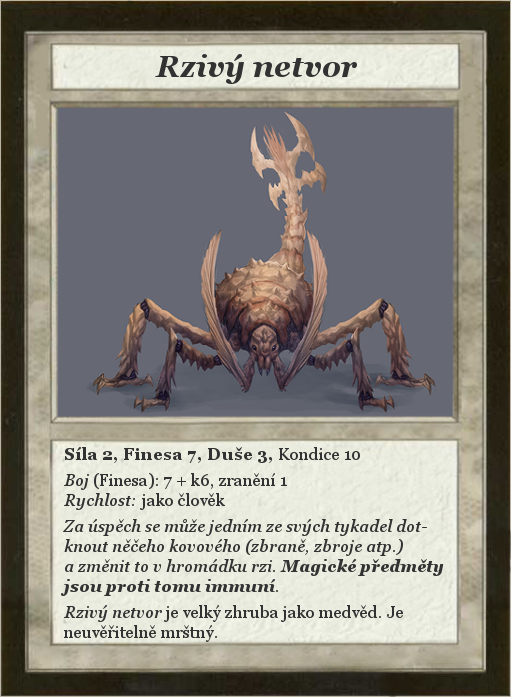
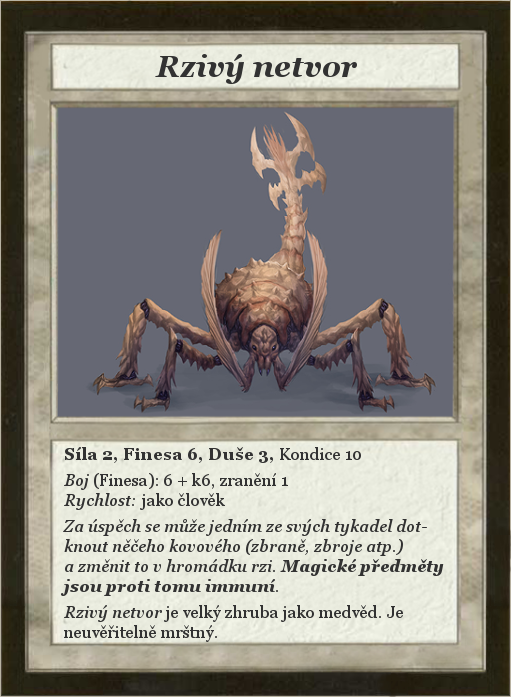
Comparing the layer stacks of the two 511px x 697px images. Changes:
renamed "Síla 2, Finesa 7, Duše 3, Kond..." to "Síla 2, Finesa 6, Duše 3, Kond...", painted on it over [164, 447, 361, 489]
